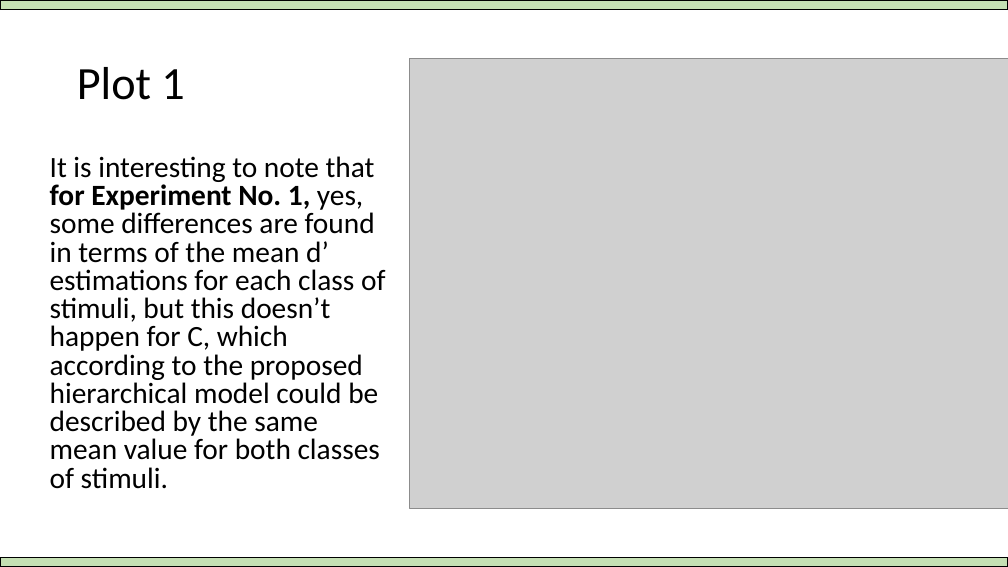
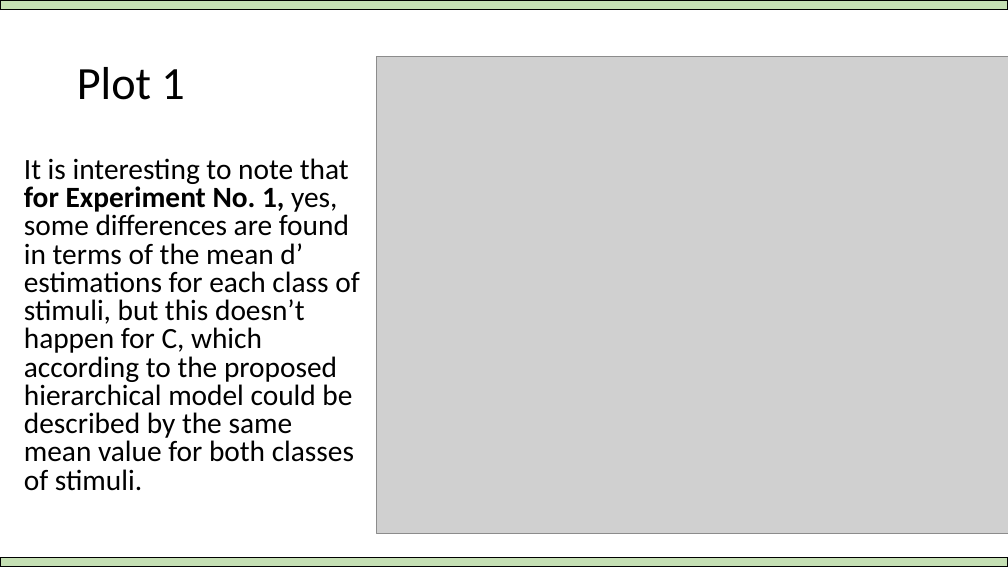
Before and after one commit to Adrifelcha/afchavez-019, a slide deck: slide 35 of MichaelLee/SDT Mirror Effect/Paper 1/BayesianSDTmodeling_Overview.pptx (slide 53 before the commit). Drawn at 1008x567 pixels with LibreOffice and Linux fonts; fonts in the diff are those of the drawing; grey boxes stand for pictures. Boxes give left, top, right and bottom in pixels: in the first picture for what was removed or moved away, otherwise in the second. Text is boxed around its words. In the diff, an @@ line names an element or a change of style, - is before the commit and + after.

```diff
--- a/MichaelLee/SDT Mirror Effect/Paper 1/BayesianSDTmodeling_Overview.pptx
+++ b/MichaelLee/SDT Mirror Effect/Paper 1/BayesianSDTmodeling_Overview.pptx
@@ picture resized from (x1=410, y1=59, x2=1008, y2=508) to (x1=376, y1=56, x2=1008, y2=533) @@
@@ text "It is interesting to note ..." moved from (x1=50, y1=156, x2=385, y2=489) to (x1=24, y1=158, x2=359, y2=491) @@
```
Also in this commit, not shown: 20 other slides changed, 32 slides added, 12 slides removed, 43 other files.
